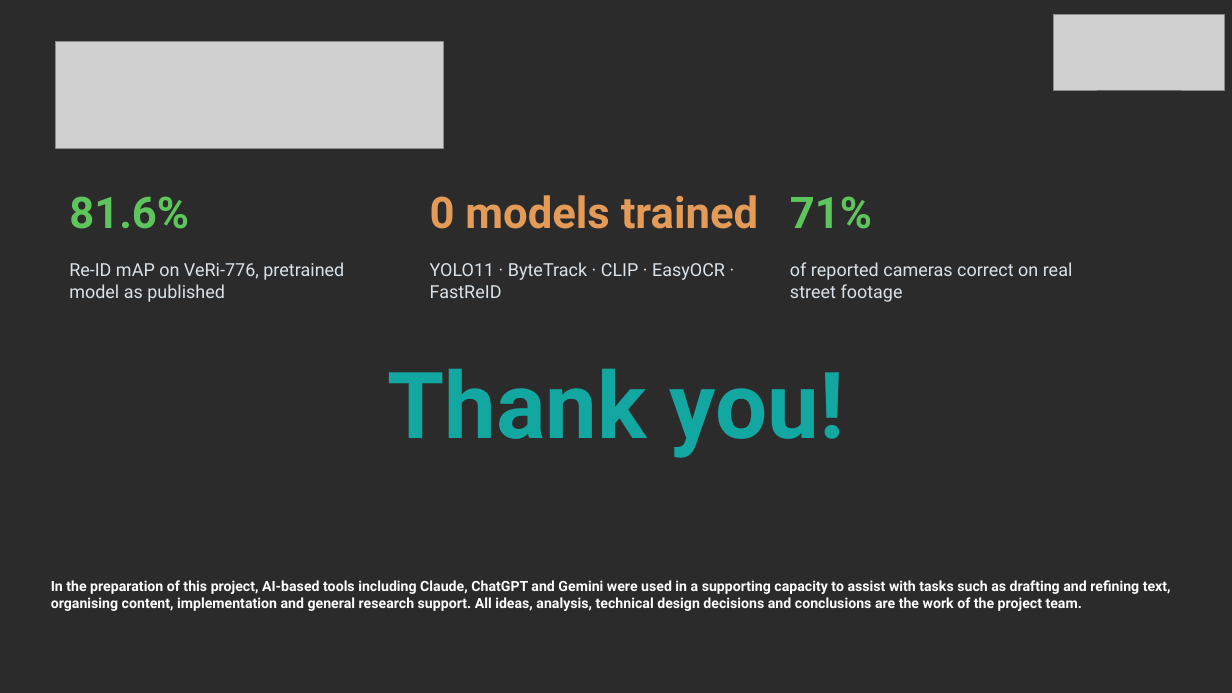
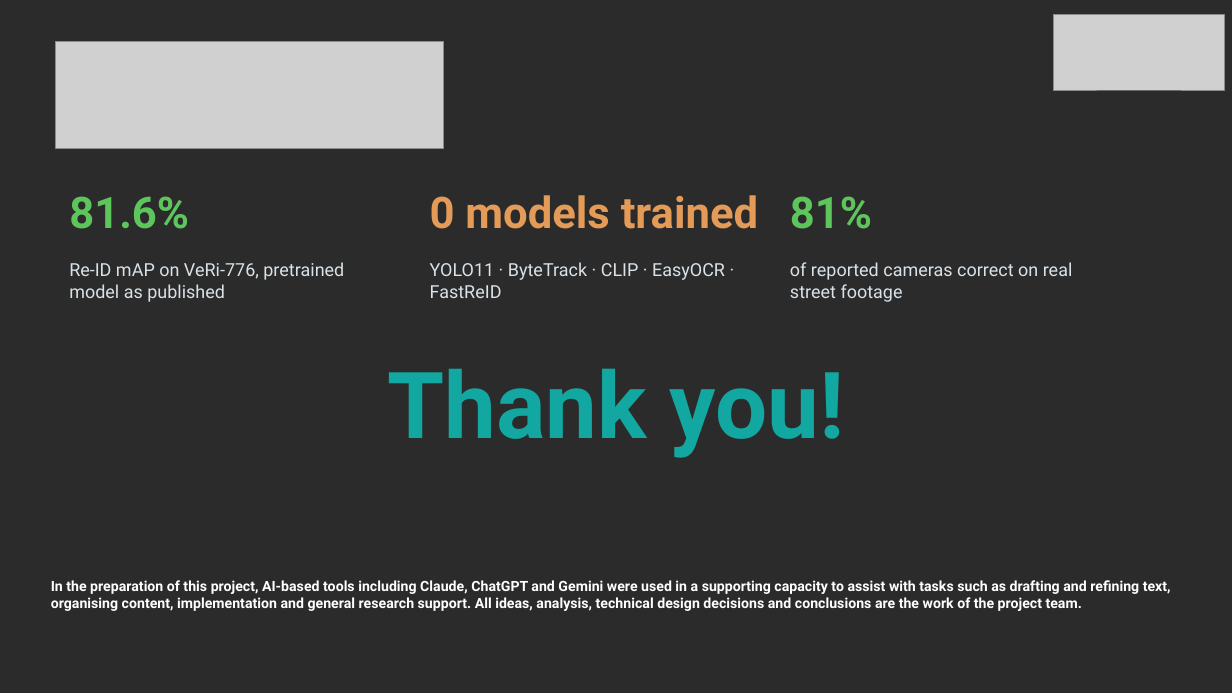
Before and after one commit to GurneetKB/V-Trace, a slide deck: slide 14 of deliverables/V-Trace_Final_Presentation.pptx. Drawn at 1232x693 pixels with LibreOffice and Linux fonts; fonts in the diff are those of the drawing; grey boxes stand for pictures; background and template pictures are left out; a plain dark background stands for a picture behind light text. Boxes give left, top, right and bottom in pixels: in the first picture for what was removed or moved away, otherwise in the second. Text is boxed around its words. In the diff, an @@ line names an element or a change of style, - is before the commit and + after.

```diff
--- a/deliverables/V-Trace_Final_Presentation.pptx
+++ b/deliverables/V-Trace_Final_Presentation.pptx
@@ text at bbox=[790, 196, 872, 229]: text changed @@
-71%
+81%
```
Also in this commit, not shown: 7 other slides changed, 27 other files.
